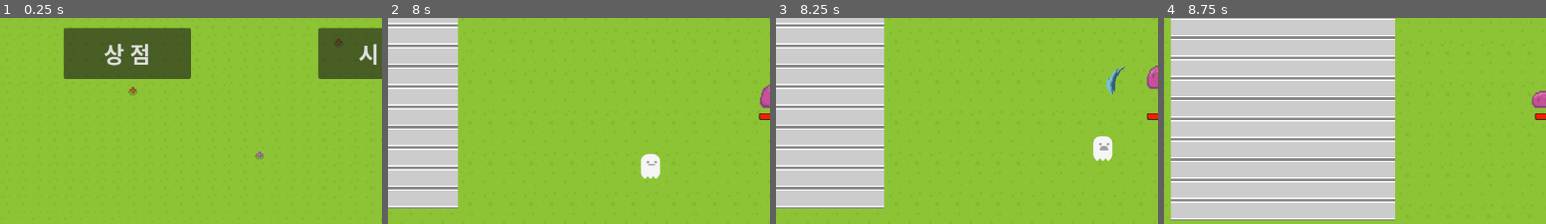
Above: before the commit, frames 1-4 (left to right).
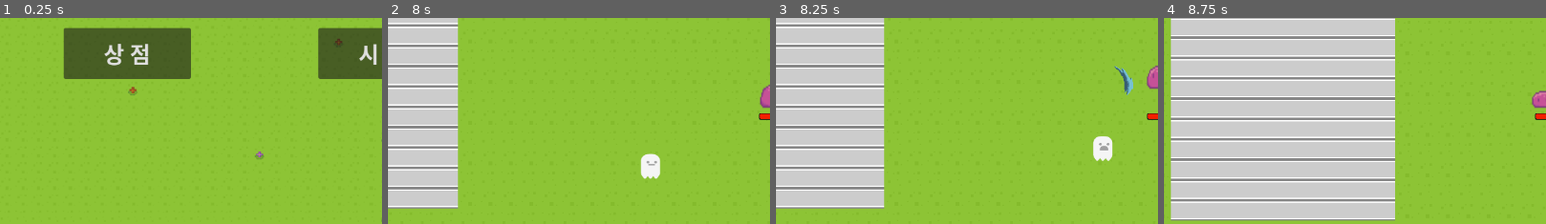
Above: after the commit, the same moments.

Repository: GroMoon/Git_Project
Game: Godot game, scene res://dynamic/5_title_screen/menu.tscn
Same seed, same stepped clock (60 frames per second), same inputs: the game is played once before the commit and once after it.
Inputs (mouse positions are % of the whole screen's width and height, from its top left):
- Up to frame 1 (0.25 s): no input
- Up to frame 2 (8 s): click "상 점" at 0.5 s; click "설 정" at 1.25 s; click "시 작" at 2 s; tap Enter at 2.75 s; move the mouse to (72, 45) at 2.77 s; hold D (right) 2.78-4.28 s; tap W (up) at 3.02, 3.77, 5.27, 6.02, 6.77 s; move the mouse to (30, 55) at 3.52 s; move the mouse to (60, 28) at 4.27 s; hold A (left) 4.28-5.03 s; move the mouse to (45, 70) at 5.02 s; hold D (right) 5.03-6.53 s; move the mouse to (80, 65) at 5.77 s; move the mouse to (20, 35) at 6.52 s; hold A (left) 6.53-7.28 s; move the mouse to (55, 50) at 7.27 s; hold D (right) from 7.28 s (still down)
- Up to frame 3 (8.25 s): move the mouse to (35, 25) at 8.02 s; release D (right) at 8.03 s; hold A (left) from 8.03 s (still down)
- Up to frame 4 (8.75 s): keep holding A (left); tap W (up) at 8.27 s
The pictures show only the part of the screen within x 0-50%, y 31-81%; the shares and areas given below are measured in that part.

Frames 1-2 are identical in both runs. In frame 3, 0.5% of the frame differs, in the area x 86-94%, y 23-38%; in frame 4, nothing differs.

Commit message:
^_^ code review

Diff:
--- a/SlayerSurvival/dynamic/2_enemy/enemy_1/enemy_1_spawner/enemy_spawner.gd
+++ b/SlayerSurvival/dynamic/2_enemy/enemy_1/enemy_1_spawner/enemy_spawner.gd
@@ -1,10 +1,11 @@
 extends Node2D
-
+#TODO 안쓰는 코드 삭제
+#TODO @export, @onready가 무엇이고 tscn을 불러오기 가장 좋은 방법을 통일
 @export var enemy_path: String = "res://dynamic/2_enemy/enemy_1/enemy_type_a.tscn"
 @export var spawn_radius: float = 300  # 캐릭터 주위에서 적이 생성될 반경
 # @onready var nodes_in_group = get_tree().get_nodes_in_group("enemy_spawner")
 @onready var character = get_parent().get_parent().get_node('Slime')
-
+#TODO _ready함수 안쓰더라도 pass로 다 넣기
 func _physics_process(_delta):
 	#print(character.global_position)
 	pass
--- a/SlayerSurvival/dynamic/2_enemy/enemy_1/enemy_type_a.gd
+++ b/SlayerSurvival/dynamic/2_enemy/enemy_1/enemy_type_a.gd
@@ -1,5 +1,5 @@
 extends CharacterBody2D
-
+# TODO 주석들 다 옆에 있는게 맞는거 같고
 # 적 이동 속도
 var move_speed = 100
 # slime (플레이어) 노드에 대한 참조
@@ -12,6 +12,7 @@
 	player = get_parent().get_parent().get_parent().get_node("Slime")  # 경로는 상황에 맞게 변경
 
 func _physics_process(_delta):
+	# TODO 주석 정리 필요
 	# 플레이어가 존재하면 그 위치로 움직임
 	if player:
 		# 플레이어와 적 사이의 방향 계산
--- a/SlayerSurvival/dynamic/3_attack/sword_1/sword_1.gd
+++ b/SlayerSurvival/dynamic/3_attack/sword_1/sword_1.gd
@@ -34,8 +34,7 @@
 	$CollisionShape2D.scale.y = character.scale.y
 
 	if character.velocity.x < 0:
-		global_position = character.global_position + Vector2(-30, -10)
-		$AnimatedSprite2D.flip_h = true
+		global_position = character.global_position + Vector2(-30, -10) #TODO offset으로 말고 캐릭터의 파라미터로 수정필요
 	else:
 		global_position = character.global_position + Vector2(30, -10)
 
--- a/SlayerSurvival/dynamic/Slime.gd
+++ b/SlayerSurvival/dynamic/Slime.gd
@@ -15,10 +15,10 @@
 @onready var damagetimer = get_node("DamageTimer")
 var invincibility_flag
 # GUI
-@onready var hp_bar = get_node("Healthbar/HpBar")
+@onready var hp_bar = get_node("BaseUI/HpBar")
 # hp 설정 (체력 value 관리)
 var max_hp = 50.0
-var hp = max_hp:
+var hp = max_hp:	#TODO 왜 변수가 함수처럼 쓰이는지 어떤 경우 그렇게 쓰이는지 확인 필요
 	set(value):
 		hp = value
 		hp_bar.max_value = max_hp
@@ -32,12 +32,12 @@
 	global_position = viewport_size / 2
 
 	# 체력 바 위치 관리 (global_position 이용)
-	hp_bar.global_position = global_position + Vector2(-8, 15)
+	hp_bar.global_position = global_position + Vector2(-8, 15) #TODO offset 방식 말고 뭔가 캐릭터의 파라미터 받아와서 하는 방식으로
 
 	# 초기 이동 방향 설정
 	set_random_direction()
 
-func _process(delta):
+func _process(delta):	#TODO automove 알고리즘 삭제
 	# 키보드 입력 확인
 	if Input.is_action_pressed("right") or Input.is_action_pressed("left") or Input.is_action_pressed("up") or Input.is_action_pressed("down"):
 		idle_timer = 0.0
@@ -103,11 +103,11 @@
 	#print("New mov direction: ", move_direction)
 
 # Enemy 충돌 시
-func Enemy_Collision(damage):
+func Enemy_Collision(damage):	#TODO 함수 이름은 동사로 시작, 다 소문자
 	if invincibility_flag == true:
 		hp -= damage
 		print("현재 체력 : ", hp)		# 체력 디버깅
-		# 피해 입으면 컬러 변경(빨간색)
+		# 피해 입으면 컬러 변경(빨간색) #TODO 주석 처리 해당하는 줄 옆에
 		$AnimatedSprite2D.modulate = Color(1, 0, 0)
 		invincibility_flag = false
 		damagetimer.start()
--- a/SlayerSurvival/dynamic/slime.tscn
+++ b/SlayerSurvival/dynamic/slime.tscn
@@ -99,18 +99,22 @@
 wait_time = 1.5
 autostart = true
 
-[node name="Healthbar" parent="." instance=ExtResource("13_wpqx2")]
+[node name="BaseUI" parent="." instance=ExtResource("13_wpqx2")]
 
-[node name="HpBar" parent="Healthbar" index="0"]
+[node name="HpBar" parent="BaseUI" index="0"]
 anchor_top = -0.0246154
 offset_right = 39.0
 offset_bottom = 9.5
 
-[node name="PausePanel" parent="Healthbar" index="1"]
+[node name="PausePanel" parent="BaseUI" index="1"]
 offset_left = -265.0
 offset_top = -236.0
 offset_right = -265.0
 offset_bottom = -236.0
+
+[node name="menu" parent="BaseUI/PausePanel" index="2"]
+offset_left = 0.0
+offset_right = 162.0
 
 [node name="test" type="Node2D" parent="."]
 script = ExtResource("13_ng0pk")
@@ -126,5 +130,5 @@
 
 [connection signal="timeout" from="DamageTimer" to="." method="_on_damage_timer_timeout"]
 
-[editable path="Healthbar"]
-[editable path="Healthbar/PausePanel"]
+[editable path="BaseUI"]
+[editable path="BaseUI/PausePanel"]
